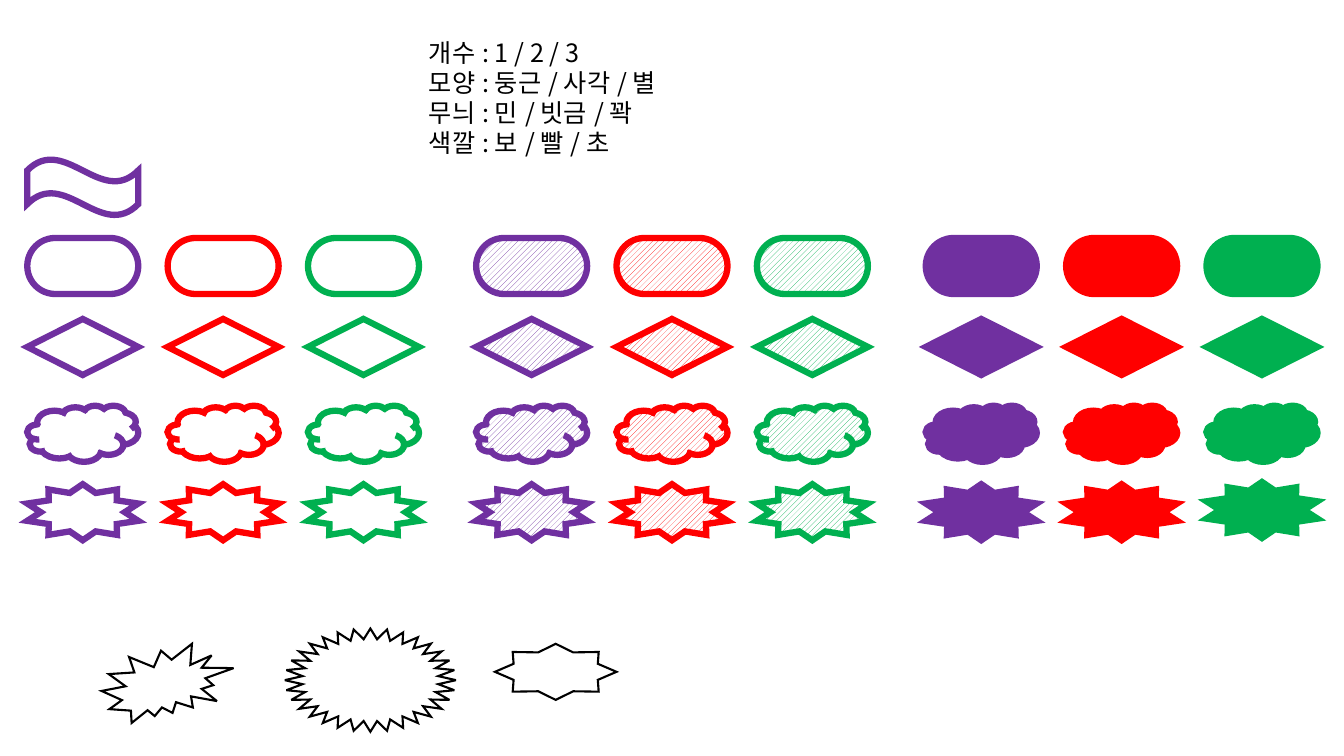
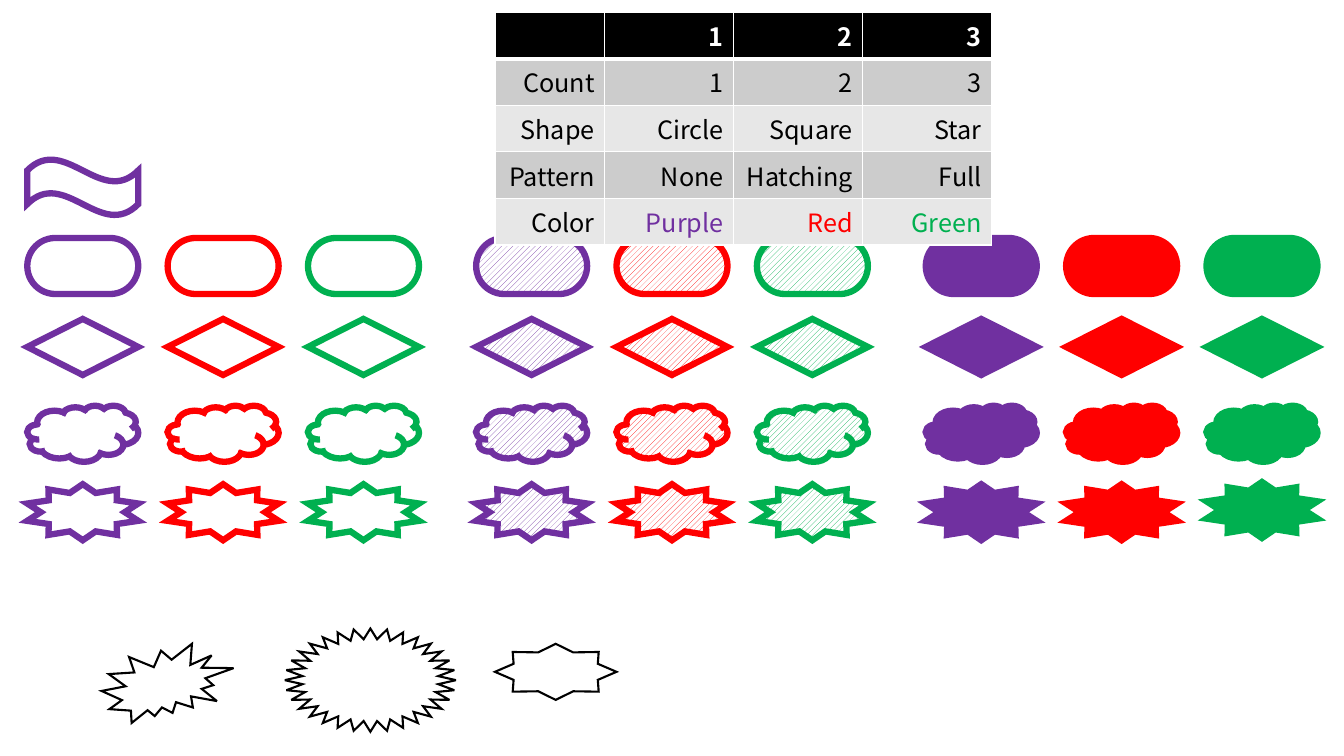
Before and after one commit to hyeonation/Game_SET, a slide deck: slide 1 of Image/SET 카드 그림.pptx. Drawn at 1344x756 pixels with LibreOffice and Linux fonts; fonts in the diff are those of the drawing. Boxes give left, top, right and bottom in pixels: in the first picture for what was removed or moved away, otherwise in the second. Text is boxed around its words. In the diff, an @@ line names an element or a change of style, - is before the commit and + after.

Commit message:
SET rule

```diff
--- a/Image/SET 카드 그림.pptx
+++ b/Image/SET 카드 그림.pptx
@@ table added at [495, 12, 992, 242], 5 rows, 4 columns @@
+ | 1 | 2 | 3
+Count | 1 | 2 | 3
+Shape | Circle | Square | Star
+Pattern | None | Hatching | Full
+Color | Purple | Red | Green
@@ text removed at [429, 41, 656, 154] @@
-개수 : 1 / 2 / 3
-모양 : 둥근 / 사각 / 별
-무늬 : 민 / 빗금 / 꽉
-색깔 : 보 / 빨 / 초
```
